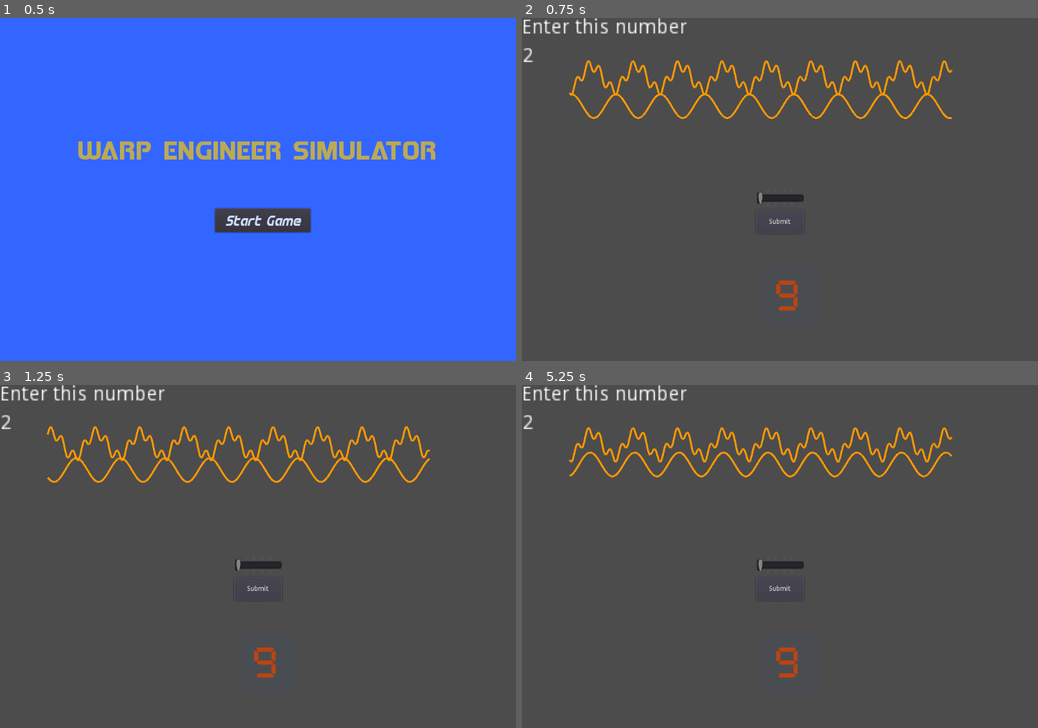
Above: before the commit, frames 1-4 (two rows, left to right).
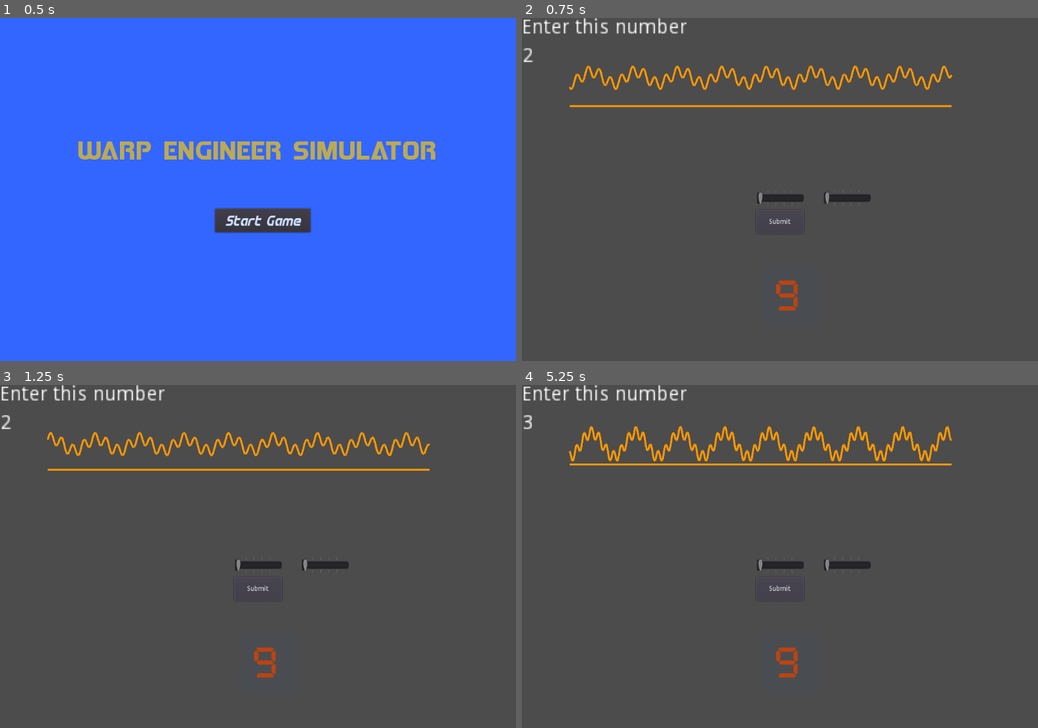
Above: after the commit, the same moments.

Repository: squiggle-at-squiggle/LDJam49
Game: Godot game, scene res://Scenes/Main.tscn
Two runs of this game, one before a commit and one after it. Both use one fixed random seed, a clock stepped at 60 frames per second and the inputs below.
Inputs:
- Up to frame 1 (0.5 s): no input
- Up to frame 2 (0.75 s): click "Submit" at 0.5 s
- Up to frame 3 (1.25 s): no input
- Up to frame 4 (5.25 s): click "Submit" at 1.25 s; click "Submit" at 2 s; tap Enter at 2.75, 4.25 s; tap Space at 3.5 s; click "Start Game" at 5 s

Frame 1 is identical in both runs. In frame 2, 3.1% of the frame differs, in the area x 9-84%, y 12-55%; in frame 3, 3.1%; in frame 4, 3.2%, in the area x 0-84%, y 9-55%.

Commit message:
slider one 2

Diff:
--- a/Code/ControlPanel.gd
+++ b/Code/ControlPanel.gd
@@ -4,10 +4,11 @@
 
 # Declare member variables here. Examples:
 var submission = 0
+var submission2 = 0
 
 # Called when the node enters the scene tree for the first time.
 func _ready():
-	$Control/PlayerScreen.draw_from_puzzle(submission)
+	$Control/PlayerScreen.draw_from_puzzle(submission, submission2)
 
 # Called every frame. 'delta' is the elapsed time since the previous frame.
 #func _process(delta):
@@ -15,8 +16,13 @@
 
 func _on_Submit_pressed():
 	submission = $Control/SliderOne/HSlider.value
+	submission2 = $Control/SliderOne2/HSlider.value
 	emit_signal("submitted")
 
 
 func _on_SliderOne_changed():
-	$Control/PlayerScreen.draw_from_puzzle($Control/SliderOne/HSlider.value)
+	$Control/PlayerScreen.draw_from_puzzle($Control/SliderOne/HSlider.value, $Control/SliderOne2/HSlider.value)
+
+
+func _on_SliderOne2_changed():
+	$Control/PlayerScreen.draw_from_puzzle($Control/SliderOne/HSlider.value, $Control/SliderOne2/HSlider.value)
--- a/Code/EngineGraph.gd
+++ b/Code/EngineGraph.gd
@@ -68,6 +68,7 @@
 		# Remember last value so we can draw a line in the next iteration
 		prev_pixel_y = pixel_y
 
-func draw_from_puzzle( value1 ):
+func draw_from_puzzle( value1, value2 ):
 	b = 2* value1
+	c = value2
 	update()
--- a/Code/Puzzle.gd
+++ b/Code/Puzzle.gd
@@ -4,6 +4,7 @@
 
 # Declare member variables here. Examples:
 var solution
+var solution2
 # Called when the node enters the scene tree for the first time.
 func _ready():
 	randomize()
@@ -12,7 +13,8 @@
 
 func generate_puzzle(slider_min, slider_max):
 	solution = randi() % (int(slider_max) + 1) + int(slider_min)
-	$EngineGraph.draw_from_puzzle(solution)
+	solution2 = randi() % (int(slider_max) + 1) + int(slider_min)
+	$EngineGraph.draw_from_puzzle(solution,solution2)
 	$Solution.text = str(solution)
 
 # Called every frame. 'delta' is the elapsed time since the previous frame.
--- a/Scenes/ControlPanel.tscn
+++ b/Scenes/ControlPanel.tscn
@@ -48,5 +48,12 @@
 [node name="PlayerScreen" parent="Control" instance=ExtResource( 4 )]
 position = Vector2( 100, 150 )
 
+[node name="SliderOne2" parent="Control" instance=ExtResource( 2 )]
+margin_left = 630.5
+margin_top = 359.0
+margin_right = -324.5
+margin_bottom = -308.0
+
 [connection signal="pressed" from="Control/Submit" to="." method="_on_Submit_pressed"]
 [connection signal="changed" from="Control/SliderOne" to="." method="_on_SliderOne_changed"]
+[connection signal="changed" from="Control/SliderOne2" to="." method="_on_SliderOne2_changed"]
